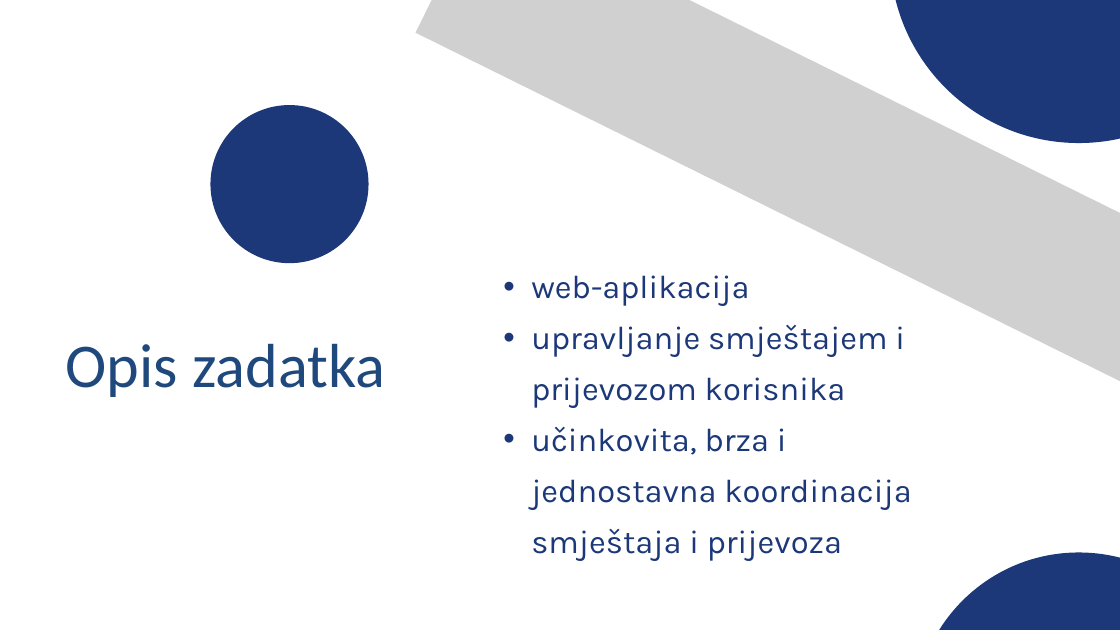
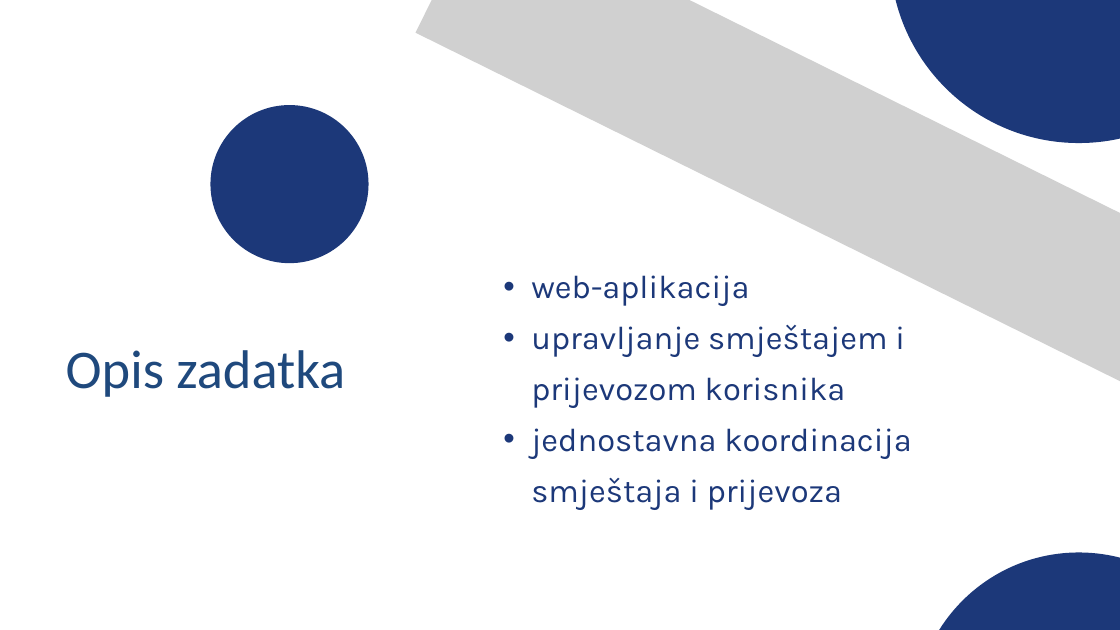
Before and after one commit to tintilinici/DentAll, a slide deck: slide 4 of Prezentacija.pptx. Drawn at 1120x630 pixels with LibreOffice and Linux fonts; fonts in the diff are those of the drawing; grey boxes stand for pictures; background and template pictures are left out. Boxes give left, top, right and bottom in pixels: in the first picture for what was removed or moved away, otherwise in the second. Text is boxed around its words. In the diff, an @@ line names an element or a change of style, - is before the commit and + after.

```diff
--- a/Prezentacija.pptx
+++ b/Prezentacija.pptx
@@ text "Opis zadatka" at [66,350,345,397]: size 80 to 70 pt @@
@@ text at [531,428,911,510]: text changed @@
-  • učinkovita, brza i jednostavna koordinacija smještaja i prijevoza
+  • jednostavna koordinacija smještaja i prijevoza
```
Also in this commit, not shown: 10 other slides changed.
